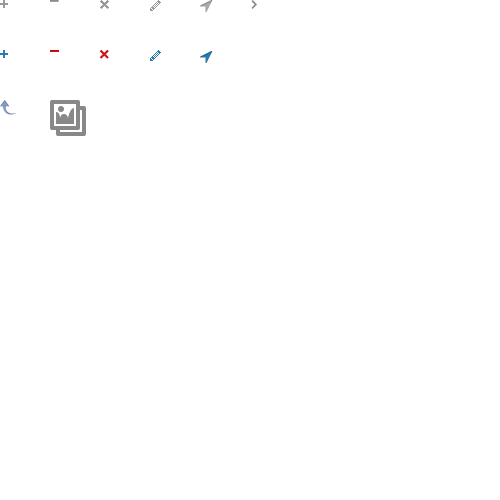
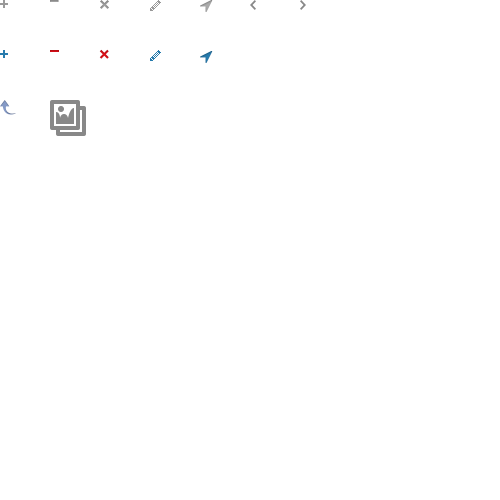
Revision of a layered 500x500 image; what changed, layer by layer:
added layer "Rectangle 2 copy 2" above "Rectangle 2 copy" over [300, 0, 306, 10]
moved "Rectangle 2 copy" above "Rectangle 1 copy 5", painted on it over [250, 0, 257, 10]
